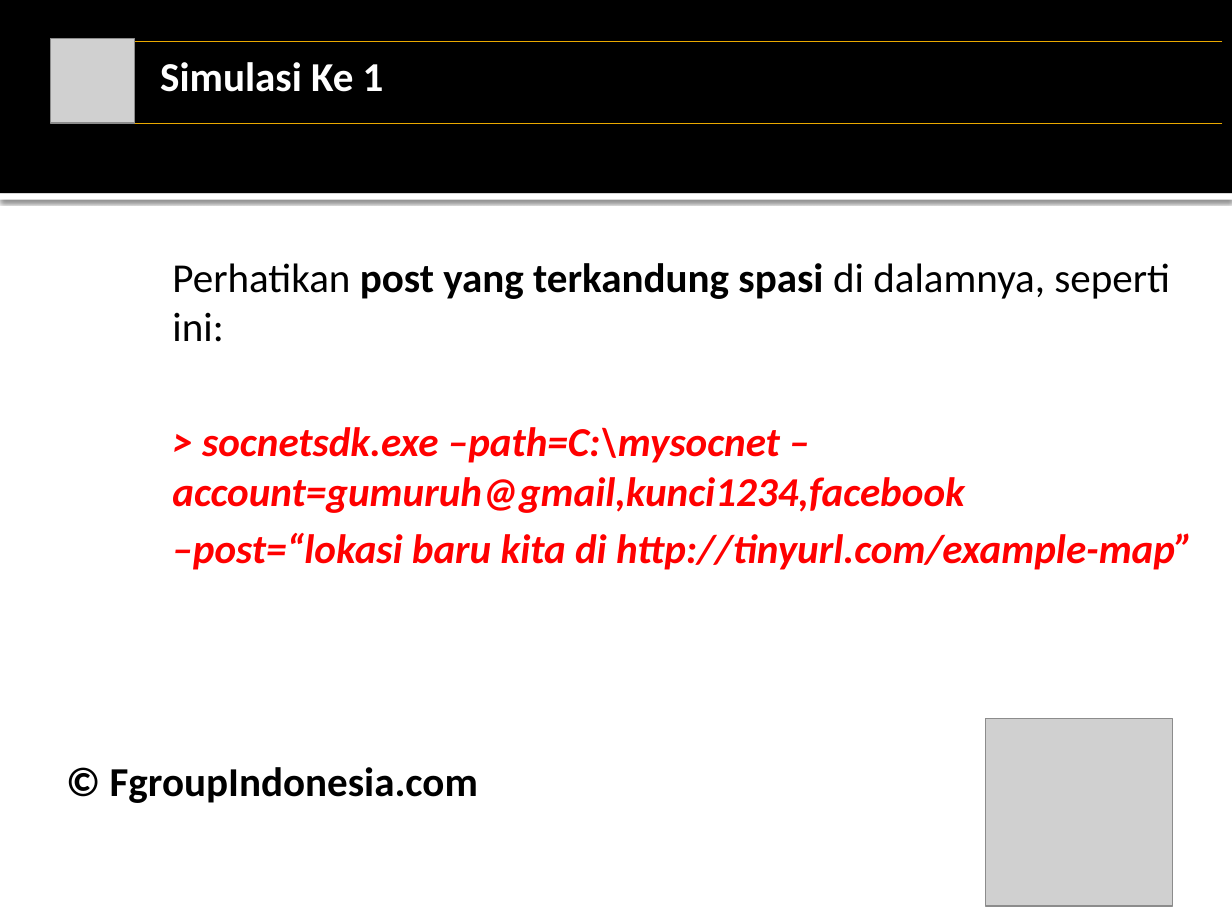
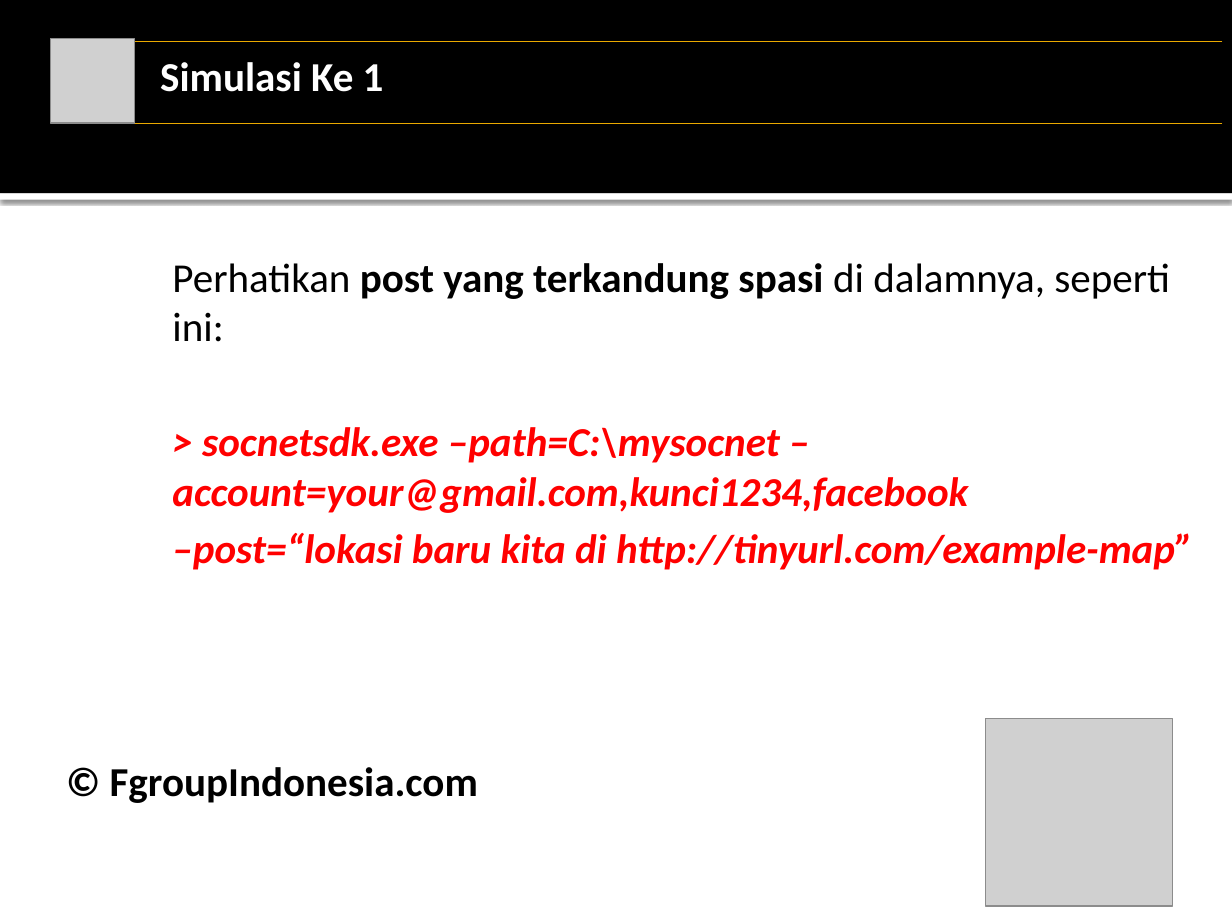
Before and after one commit to fgroupindonesia/socnetsdkv3, a slide deck: slide 35 of tutorials/non-developers/tutorials-non-developers-indonesia.pptx. Drawn at 1232x924 pixels with LibreOffice and Linux fonts; fonts in the diff are those of the drawing; grey boxes stand for pictures. Boxes give left, top, right and bottom in pixels: in the first picture for what was removed or moved away, otherwise in the second. Text is boxed around its words. In the diff, an @@ line names an element or a change of style, - is before the commit and + after.

```diff
--- a/tutorials/non-developers/tutorials-non-developers-indonesia.pptx
+++ b/tutorials/non-developers/tutorials-non-developers-indonesia.pptx
@@ text at [172, 427, 968, 513]: text changed @@
-    > socnetsdk.exe –path=C:\mysocnet –account=gumuruh@gmail,kunci1234,facebook
+    > socnetsdk.exe –path=C:\mysocnet –account=your@gmail.com,kunci1234,facebook
```
Also in this commit, not shown: 8 other slides changed, 2 other files.
